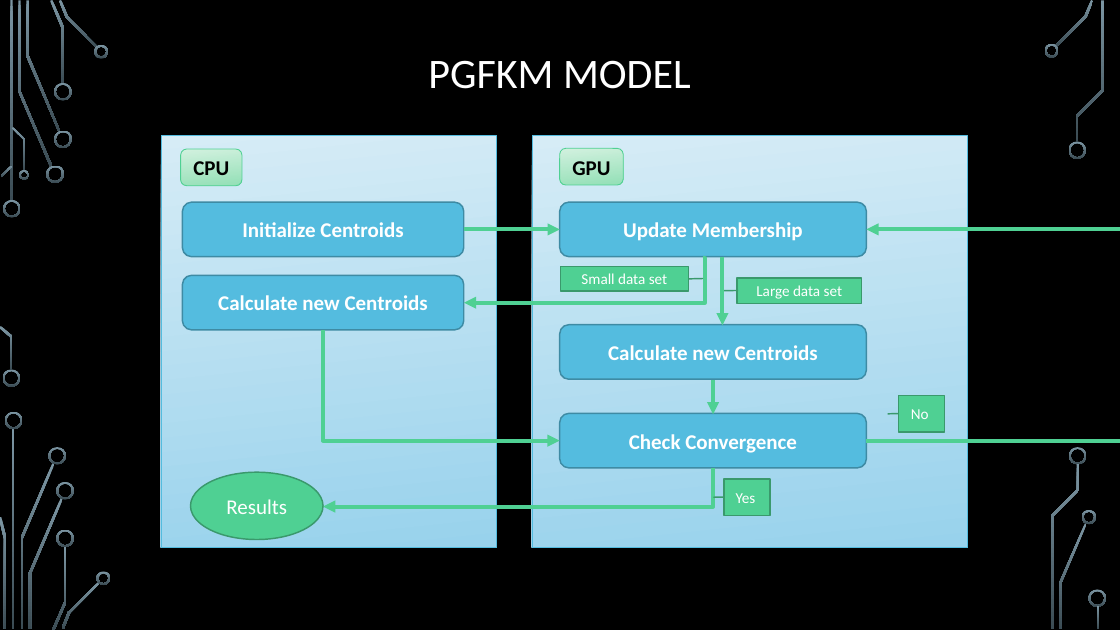
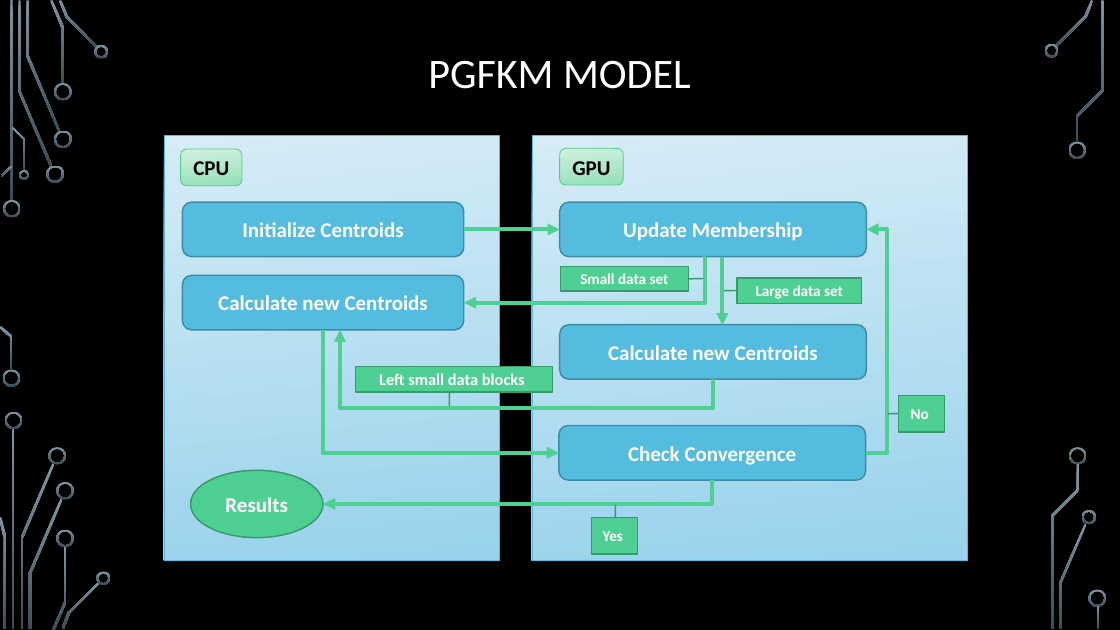
Before and after one commit to trungvdhp/master-ntou, a slide deck: slide 5 of ImageProcessing/Speeding up GFKM.pptx. Drawn at 1120x630 pixels with LibreOffice and Linux fonts; fonts in the diff are those of the drawing; background and template pictures are left out. Boxes give left, top, right and bottom in pixels: in the first picture for what was removed or moved away, otherwise in the second. Text is boxed around its words. In the diff, an @@ line names an element or a change of style, - is before the commit and + after.

```diff
--- a/ImageProcessing/Speeding up GFKM.pptx
+++ b/ImageProcessing/Speeding up GFKM.pptx
@@ rectangle: place and size @@
-rectangle at [161,135,497,547]
+rectangle at [164,135,499,560]
@@ rectangle: place and size @@
-rectangle at [532,135,967,547]
+rectangle at [532,135,967,560]
@@ elbow arrow moved from (866, 441) - (866, 229) to (865, 453) - (866, 229) @@
@@ elbow arrow moved from (323, 330) - (560, 441) to (323, 330) - (559, 453) @@
@@ elbow arrow added from (713, 379) to (340, 330), #4FD093 3.5 pt @@
@@ border callout added at [355,366,553,392], fill #4FD093, outline #3A9A6D 1.25 pt, 14 pt, text #FFFFFF, bold @@
+Left small data blocks
@@ arrow removed from (713, 380) to (713, 414) @@
@@ rounded rectangle "Check Convergence": place and size @@
-rounded rectangle "Check Convergence" at [560,413,866,468]
+rounded rectangle "Check Convergence" at [559,426,865,481]
@@ bold on in 4 elements at [737,278,861,304], [560,266,688,291], [899,396,945,432], [191,471,323,538] @@
@@ elbow arrow moved from (713, 468) - (323, 507) to (712, 480) - (323, 504) @@
@@ border callout "Yes": place and size @@
-border callout "Yes" at [724,479,770,515]
+border callout "Yes" at [592,518,638,554]
@@ border callout "Yes" at [592,518,638,554]: bold on; proportions changed @@
```
Also in this commit, not shown: 1 other slide changed, 4 slides added, 1 other file.
